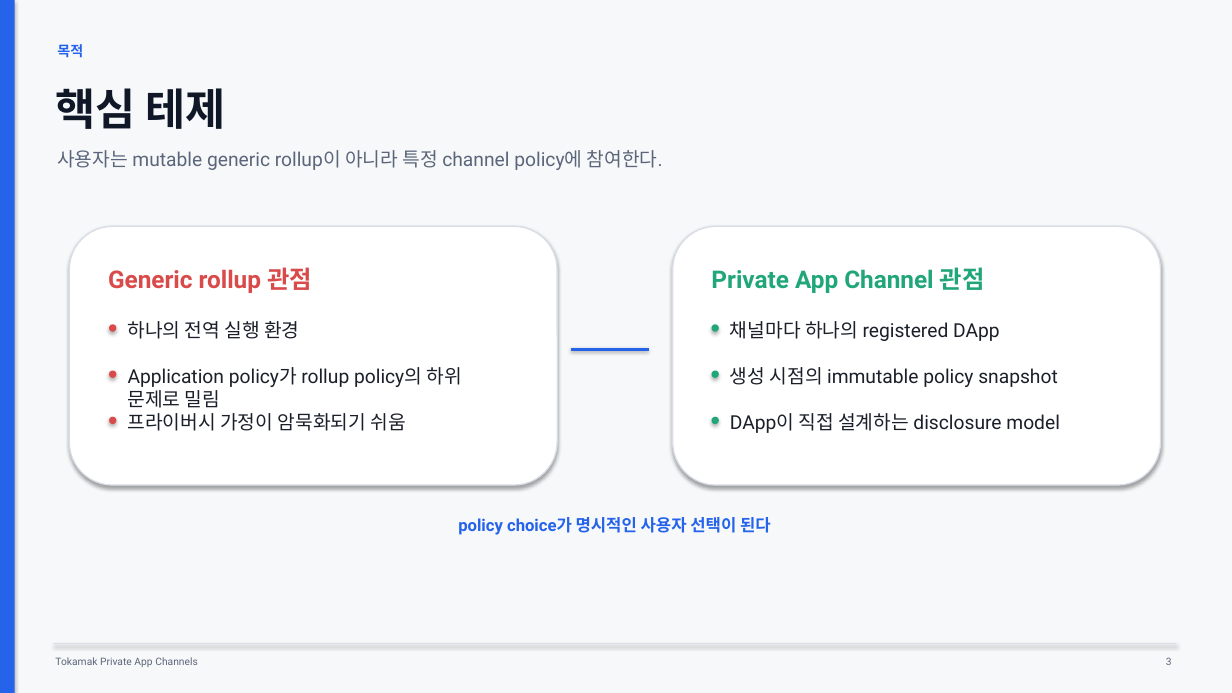
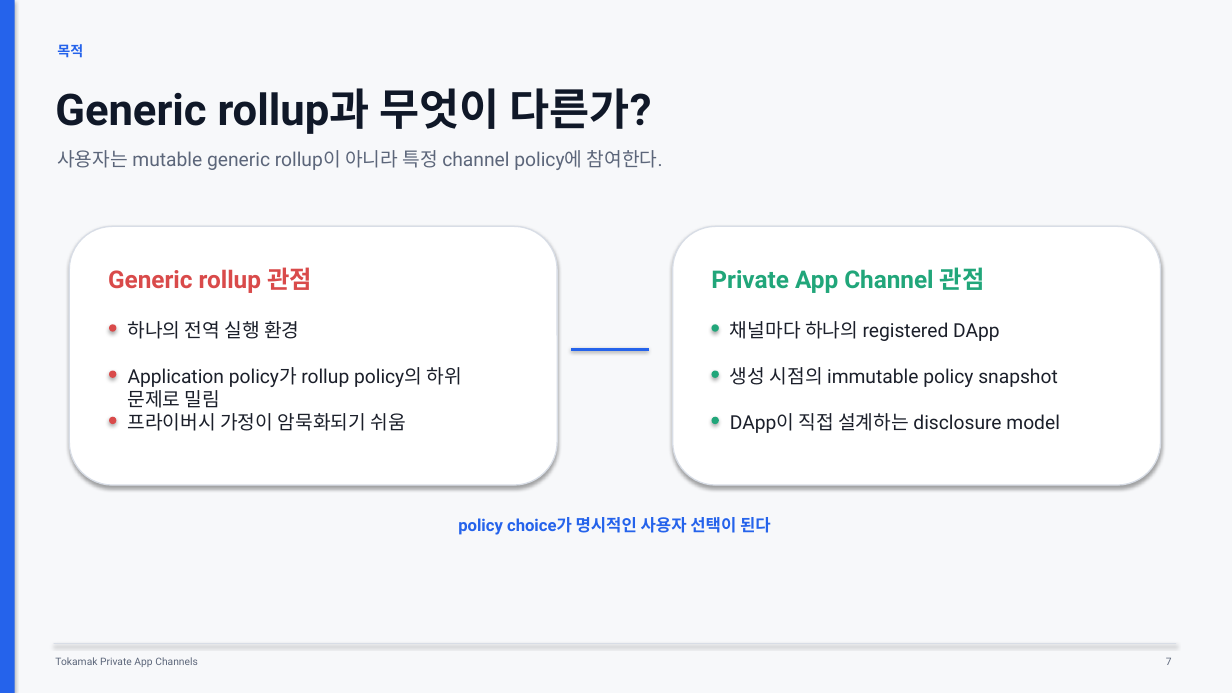
Before and after one commit to tokamak-network/Tokamak-zk-EVM-contracts, a slide deck: slide 7 of bridge/docs/dev/spec.pptx (slide 3 before the commit). Drawn at 1232x693 pixels with LibreOffice and Linux fonts; fonts in the diff are those of the drawing. Boxes give left, top, right and bottom in pixels: in the first picture for what was removed or moved away, otherwise in the second. Text is boxed around its words. In the diff, an @@ line names an element or a change of style, - is before the commit and + after.

```diff
--- a/bridge/docs/dev/spec.pptx
+++ b/bridge/docs/dev/spec.pptx
@@ text at (55, 88, 652, 134): text changed @@
-핵심 테제
+Generic rollup과 무엇이 다른가?
@@ text at (1166, 657, 1172, 665): text changed @@
-3
+7
```
Also in this commit, not shown: 24 other slides changed, 5 slides added, 1 slide removed.
